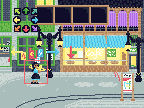
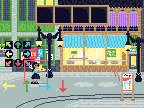
The second 144px x 108px image is a revision of the first. Changes to its layers:
painted on "arrows" over [3, 0, 75, 92]
